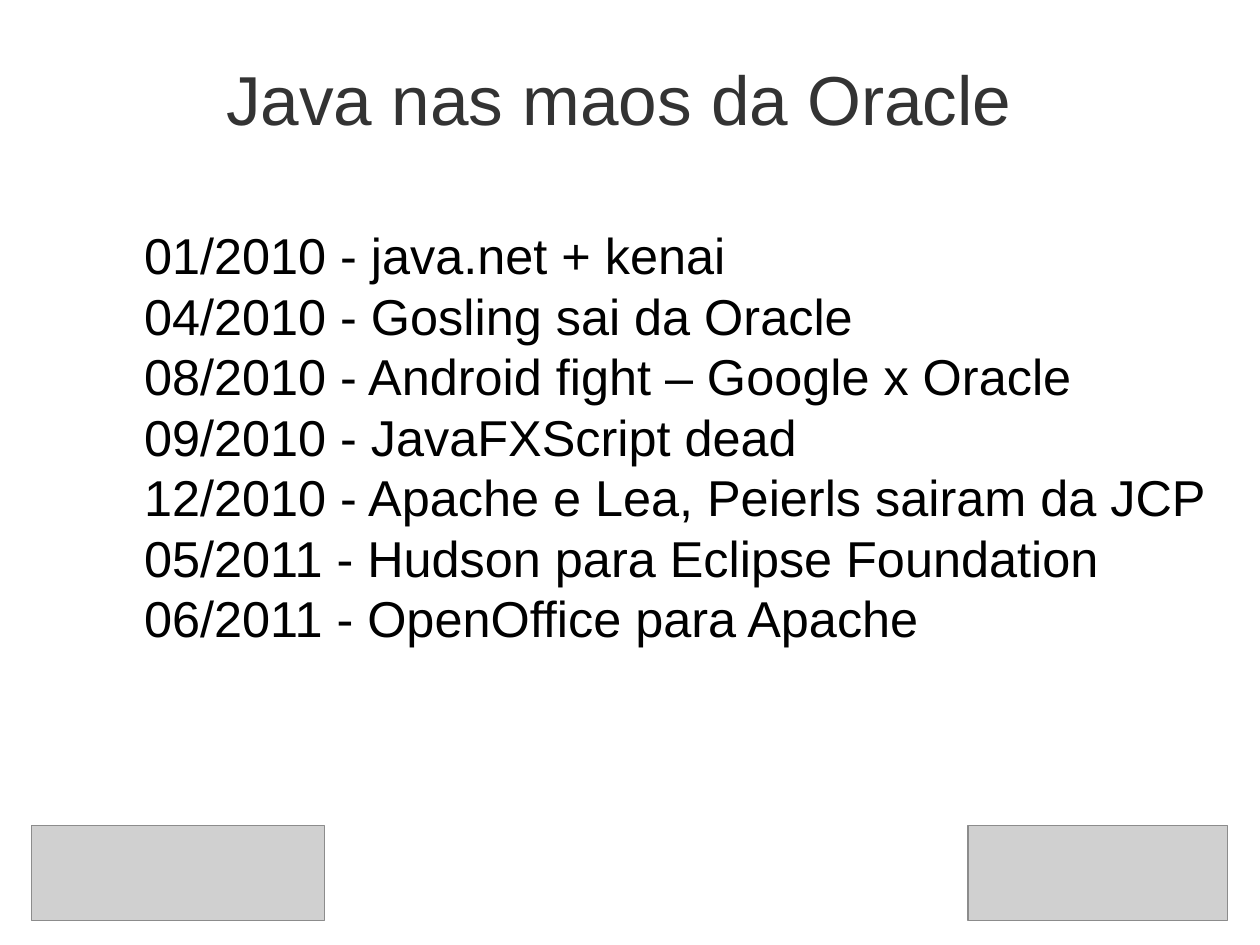
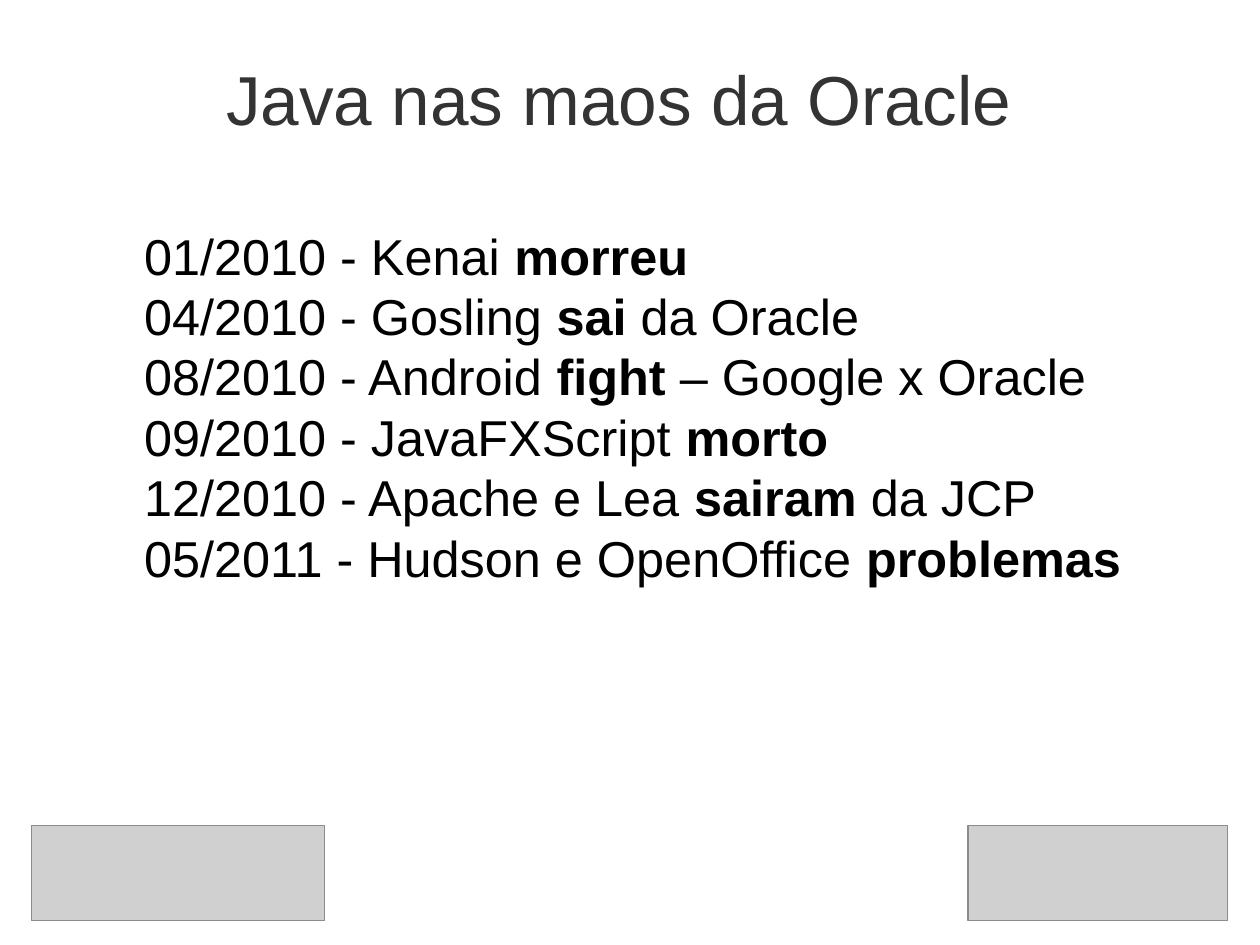
Before and after one commit to steppat/caelumday, a slide deck: slide 19 of caelumday2011.odp (slide 4 before the commit). Drawn at 1260x945 pixels with LibreOffice and Linux fonts; fonts in the diff are those of the drawing; grey boxes stand for pictures; background and template pictures are left out. Boxes give left, top, right and bottom in pixels: in the first picture for what was removed or moved away, otherwise in the second. Text is boxed around its words. In the diff, an @@ line names an element or a change of style, - is before the commit and + after.

```diff
--- a/caelumday2011.odp
+++ b/caelumday2011.odp
@@ text at (144,238,688,276): text changed @@
-01/2010 - java.net + kenai
+01/2010 - Kenai morreu
@@ text at (144,298,1086,405): bold on in "sai", "fight" @@
@@ text at (144,419,1121,587): text changed @@
-09/2010 - JavaFXScript dead
-12/2010 - Apache e Lea, Peierls sairam da JCP
-05/2011 - Hudson para Eclipse Foundation
-06/2011 - OpenOffice para Apache
+09/2010 - JavaFXScript morto
+12/2010 - Apache e Lea sairam da JCP
+05/2011 - Hudson e OpenOffice problemas
```
Also in this commit, not shown: 13 other slides changed, 24 slides added, 2 slides removed, 16 other files.
